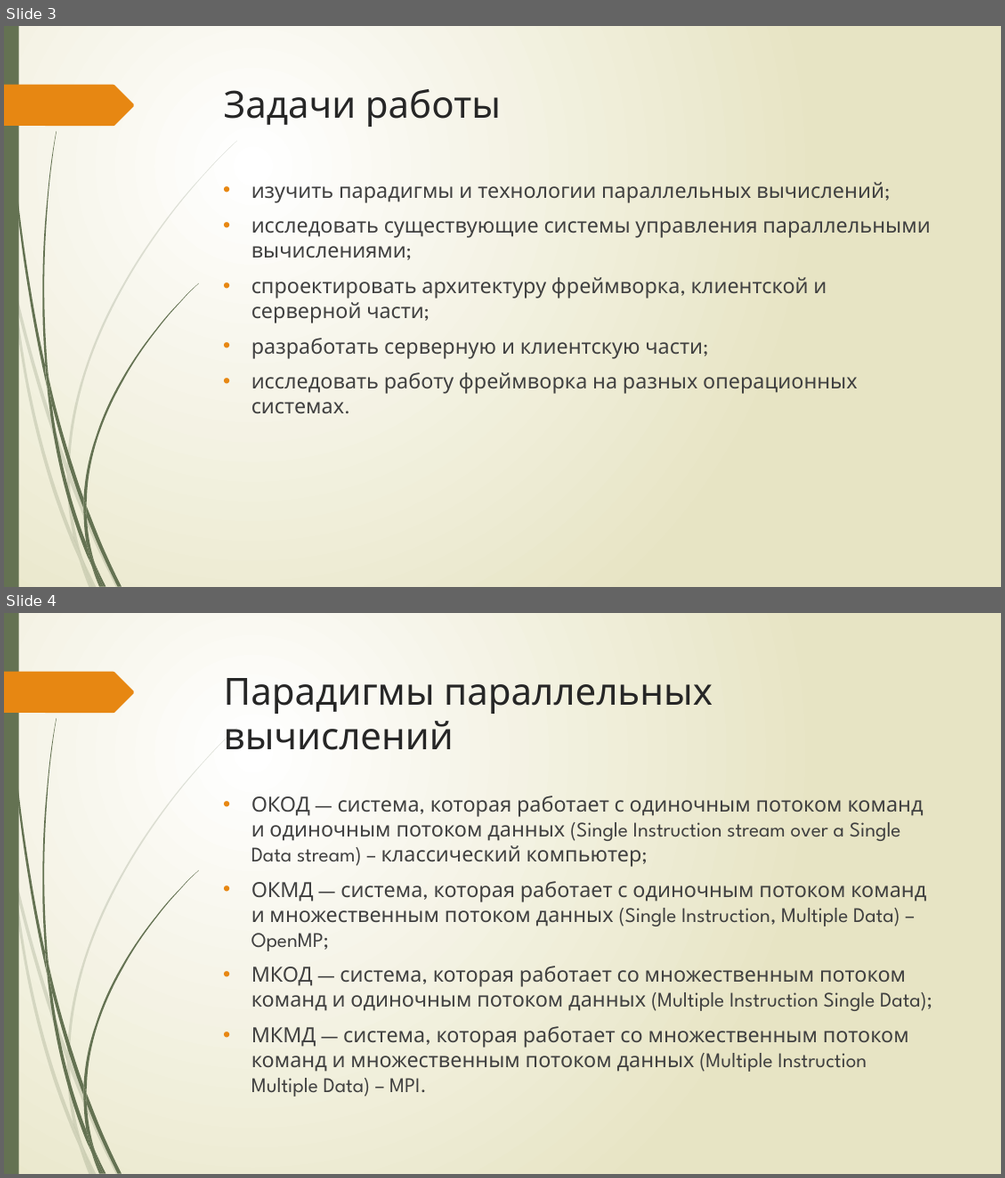
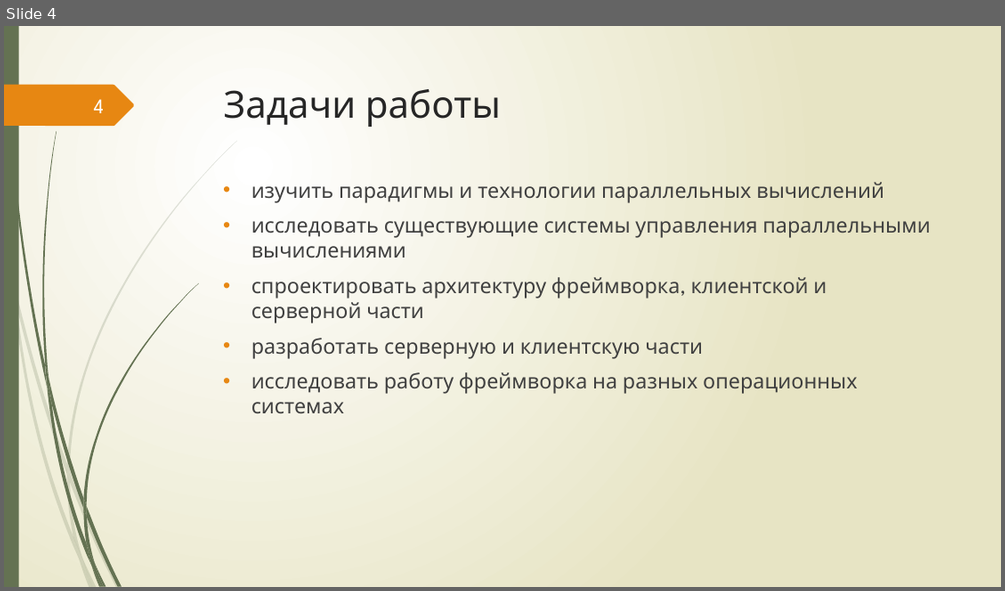
Before and after one commit to IbragimGabi/Diploma, a slide deck: презентация.pptx. Shown one above the other, each under a label of ours: slides 3 and 4 before the commit, slide 4 after it. The pictures are 1005x1178 and 1005x591 pixels, drawn with LibreOffice and Linux fonts; fonts in the diff are those of the drawing. Boxes give left, top, right and bottom in pixels: in the first picture for what was removed or moved away, otherwise in the second. Text is boxed around its words. In the diff, an @@ line names an element or a change of style, - is before the commit and + after.

```diff
--- a/презентация.pptx
+++ b/презентация.pptx
@@ slide 4 removed at (4, 613, 1001, 1174), background gradient #FFFFFF to #E8E6C4; not listed: 24 template elements that a slide beside it also shows @@
@@ title removed at (224, 678, 712, 750) @@
-Парадигмы параллельных вычислений
@@ text removed at (251, 795, 932, 1096) @@
-• ОКОД — система, которая работает с одиночным потоком команд и одиночным потоком данных (Single Instruction stream over a Single Data stream) – классический компьютер;
-• ОКМД — система, которая работает с одиночным потоком команд и множественным потоком данных (Single Instruction, Multiple Data) – OpenMP;
-• МКОД — система, которая работает со множественным потоком команд и одиночным потоком данных (Multiple Instruction Single Data);
-• МКМД — система, которая работает со множественным потоком команд и множественным потоком данных (Multiple Instruction Multiple Data) – MPI.
@@ what was slide 3 is now slide 4 @@
@@ slide 4 changed as well @@
@@ page number added at (94, 99, 104, 113), 20 pt, text #FEFFFF @@
+4
@@ text at (251, 182, 930, 413): text changed @@
-• изучить парадигмы и технологии параллельных вычислений;
-• исследовать существующие системы управления параллельными вычислениями;
-• спроектировать архитектуру фреймворка, клиентской и серверной части;
-• разработать серверную и клиентскую части;
-• исследовать работу фреймворка на разных операционных системах.
+• изучить парадигмы и технологии параллельных вычислений
+• исследовать существующие системы управления параллельными вычислениями
+• спроектировать архитектуру фреймворка, клиентской и серверной части
+• разработать серверную и клиентскую части
+• исследовать работу фреймворка на разных операционных системах
```
Also in this commit, not shown: 7 other slides changed, 2 slides added, 1 other slide removed.
